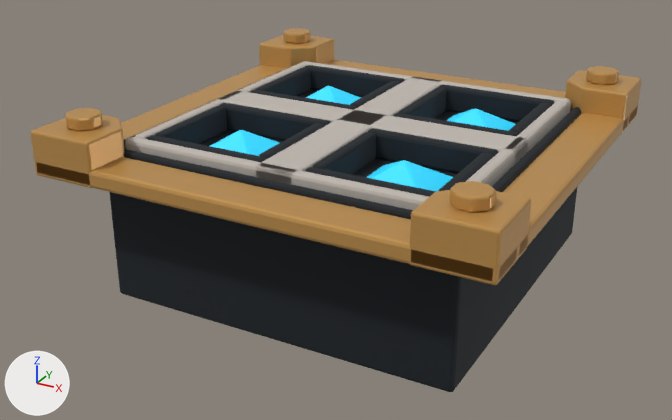
An edit to the glTF model assets/models/board_spikes_1.glb, drawn before and after from the same camera.
The view is the same before and after, from a 50 mm lens placed at (0.908, -1.772, 0.708), pointed at (-0.038, -0.053, -0.151). Arrows for +X, +Y and +Z are at lower left; the lights stay in place. The first picture is the older version. Where no turn or scale is listed for an object, it has been applied to the vertices. Vertices at exactly the same position are counted once.

The first picture shows 'Base', 'Bolt0', 'Bolt1', 'Bolt2', 'Bolt3', 'BoltT0', 'BoltT1', 'BoltT2', 'BoltT3', 'Gold1', 'Gold2', 'Gold3', 'Groove1', 'Liner20', 'Plate1', 'Plate2', 'PlateCrossX', 'PlateCrossY' and 24 more.
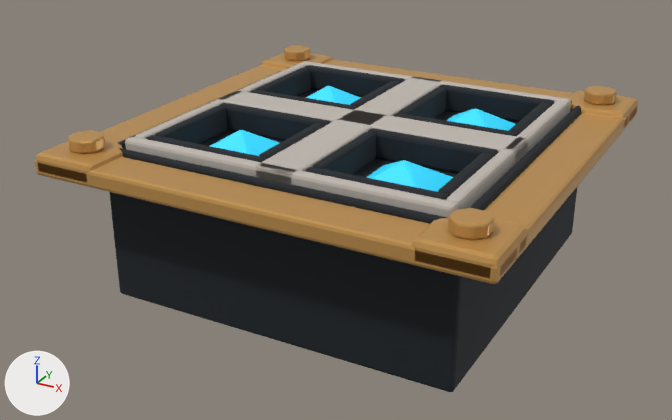
What changed in the scene script:
```text
Change me_bolt0:
    used by ob_bolt0; location = (0.0, 0.0, 0.0)
    remove me_bolt0.from_pydata(...)  # 70 vertices, 136 faces; spans x 0.345..0.5, y 0.345..0.5, z 0.0..0.098
    add me_bolt0.from_pydata(...)  # 70 vertices, 136 faces; spans x 0.345..0.5, y 0.345..0.5, z 0.0..0.049
    me_bolt0 part 1: 70 of 70 vertices moved; they spanned x 0.345..0.5, y 0.345..0.5, z 0.0..0.098 and now span x 0.345..0.5, y 0.345..0.5, z 0.0..0.049; mean shift (0.0, 0.0, -0.024)
Change me_bolt1:
    used by ob_bolt1; location = (0.0, 0.0, 0.0)
    remove me_bolt1.from_pydata(...)  # 70 vertices, 136 faces; spans x -0.5..-0.345, y 0.345..0.5, z 0.0..0.098
    add me_bolt1.from_pydata(...)  # 70 vertices, 136 faces; spans x -0.5..-0.345, y 0.345..0.5, z 0.0..0.049
    me_bolt1 part 2: 70 of 70 vertices moved; they spanned x -0.5..-0.345, y 0.345..0.5, z 0.0..0.098 and now span x -0.5..-0.345, y 0.345..0.5, z 0.0..0.049; mean shift (0.0, 0.0, -0.024)
Change me_bolt2:
    used by ob_bolt2; location = (0.0, 0.0, 0.0)
    remove me_bolt2.from_pydata(...)  # 70 vertices, 136 faces; spans x 0.345..0.5, y -0.5..-0.345, z 0.0..0.098
    add me_bolt2.from_pydata(...)  # 70 vertices, 136 faces; spans x 0.345..0.5, y -0.5..-0.345, z 0.0..0.049
    me_bolt2 part 3: 70 of 70 vertices moved; they spanned x 0.345..0.5, y -0.5..-0.345, z 0.0..0.098 and now span x 0.345..0.5, y -0.5..-0.345, z 0.0..0.049; mean shift (0.0, 0.0, -0.024)
Change me_bolt3:
    used by ob_bolt3; location = (0.0, 0.0, 0.0)
    remove me_bolt3.from_pydata(...)  # 70 vertices, 136 faces; spans x -0.5..-0.345, y -0.5..-0.345, z 0.0..0.098
    add me_bolt3.from_pydata(...)  # 70 vertices, 136 faces; spans x -0.5..-0.345, y -0.5..-0.345, z 0.0..0.049
    me_bolt3 part 4: 70 of 70 vertices moved; they spanned x -0.5..-0.345, y -0.5..-0.345, z 0.0..0.098 and now span x -0.5..-0.345, y -0.5..-0.345, z 0.0..0.049; mean shift (0.0, 0.0, -0.024)
Change me_boltt0:
    used by ob_boltt0; location = (0.0, 0.0, 0.0)
    remove me_boltt0.from_pydata(...)  # 112 vertices, 220 faces; spans x 0.3867..0.4583, y 0.3867..0.4583, z 0.098..0.126
    add me_boltt0.from_pydata(...)  # 112 vertices, 220 faces; spans x 0.3867..0.4583, y 0.3867..0.4583, z 0.049..0.077
    me_boltt0 part 5: the whole mesh is moved by (0.0, 0.0, -0.049)
Change me_boltt1:
    used by ob_boltt1; location = (0.0, 0.0, 0.0)
    remove me_boltt1.from_pydata(...)  # 112 vertices, 220 faces; spans x -0.4583..-0.3867, y 0.3867..0.4583, z 0.098..0.126
    add me_boltt1.from_pydata(...)  # 112 vertices, 220 faces; spans x -0.4583..-0.3867, y 0.3867..0.4583, z 0.049..0.077
    me_boltt1 part 6: the whole mesh is moved by (0.0, 0.0, -0.049)
Change me_boltt2:
    used by ob_boltt2; location = (0.0, 0.0, 0.0)
    remove me_boltt2.from_pydata(...)  # 112 vertices, 220 faces; spans x 0.3867..0.4583, y -0.4583..-0.3867, z 0.098..0.126
    add me_boltt2.from_pydata(...)  # 112 vertices, 220 faces; spans x 0.3867..0.4583, y -0.4583..-0.3867, z 0.049..0.077
    me_boltt2 part 7: the whole mesh is moved by (0.0, 0.0, -0.049)
Change me_boltt3:
    used by ob_boltt3; location = (0.0, 0.0, 0.0)
    remove me_boltt3.from_pydata(...)  # 112 vertices, 220 faces; spans x -0.4583..-0.3867, y -0.4583..-0.3867, z 0.098..0.126
    add me_boltt3.from_pydata(...)  # 112 vertices, 220 faces; spans x -0.4583..-0.3867, y -0.4583..-0.3867, z 0.049..0.077
    me_boltt3 part 8: the whole mesh is moved by (0.0, 0.0, -0.049)
```

Where the change shows, as pixel boxes [x1, y1, x2, y2] in the pictures (672 x 420 px):
'Bolt2', reshaped (34% shorter): before [409, 190, 531, 285]; after [412, 217, 527, 279]
'Bolt3', reshaped: before [30, 115, 124, 188]; after [35, 138, 123, 183]
'Bolt0', reshaped: before [565, 70, 641, 133]; after [568, 90, 638, 127]
'BoltT2', moved: before [449, 181, 496, 212]; after [448, 208, 494, 240]
'Bolt1', reshaped: before [259, 35, 334, 68]; after [261, 53, 333, 68]
'BoltT3', moved: before [65, 108, 103, 131]; after [68, 130, 105, 154]
'BoltT0', moved: before [586, 66, 619, 85]; after [584, 86, 617, 105]
'BoltT1', moved: before [283, 28, 310, 44]; after [284, 45, 311, 61]
